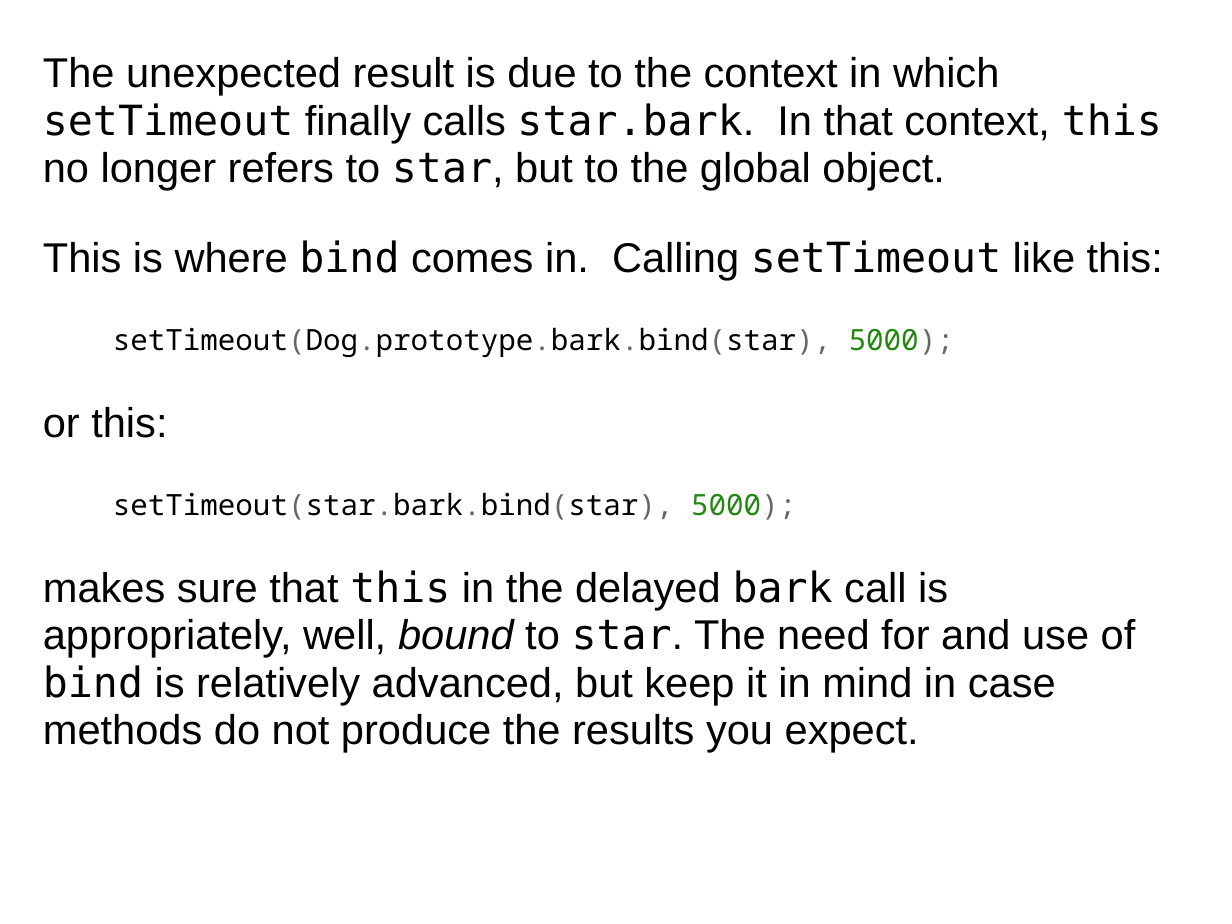
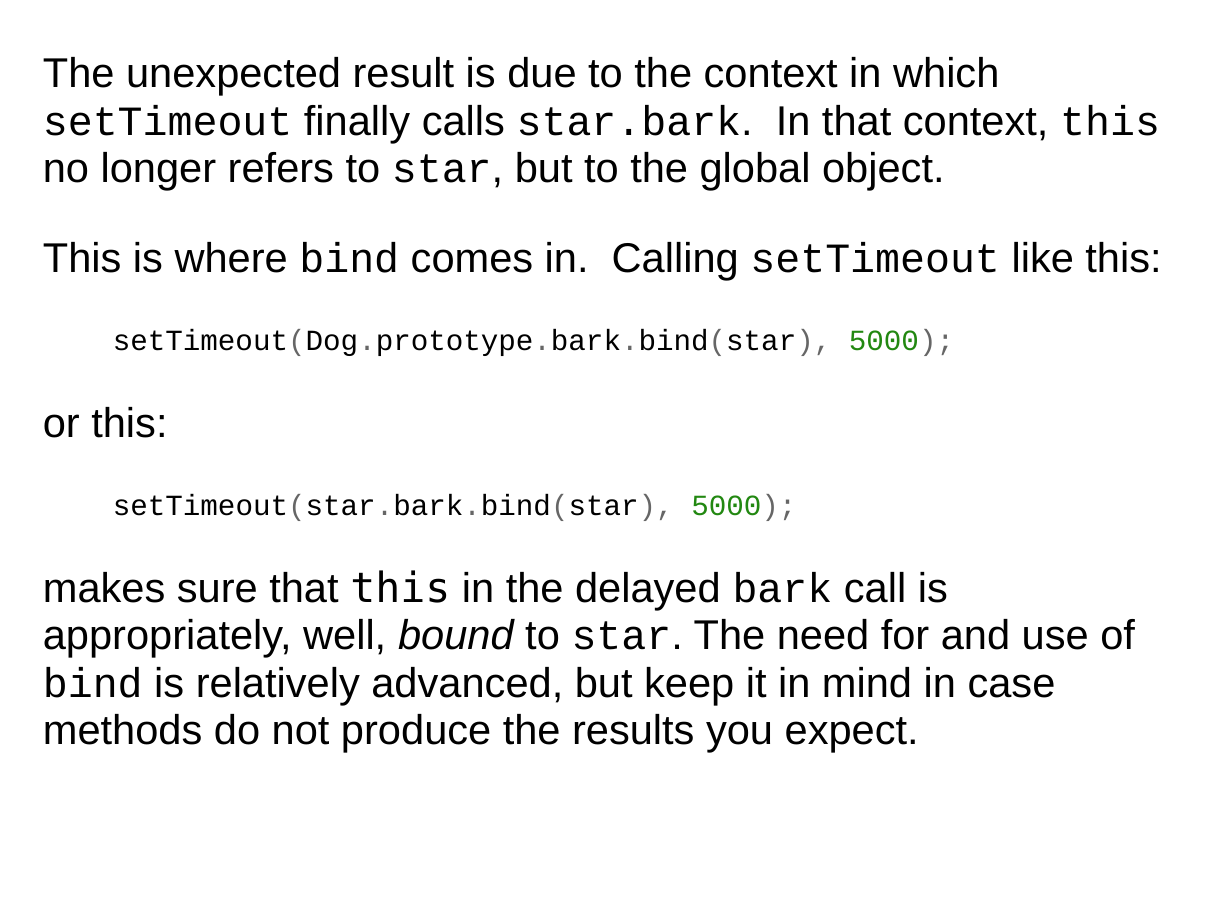
Before and after one commit to dondi/javascript-book, a slide deck: slide 52 of presentations/Chapter_7_Presentation.ppt. Drawn at 1232x924 pixels with LibreOffice and Linux fonts; fonts in the diff are those of the drawing; background and template pictures are left out. Boxes give left, top, right and bottom in pixels: in the first picture for what was removed or moved away, otherwise in the second. Text is boxed around its words. In the diff, an @@ line names an element or a change of style, - is before the commit and + after.

```diff
--- a/presentations/Chapter_7_Presentation.ppt
+++ b/presentations/Chapter_7_Presentation.ppt
@@ text at (43,57,1161,752): font DejaVu Sans Mono to Courier New in "setTimeout star.bark. this star,", "bind setTimeout", "bark star. bind"; font Noto Sans Mono to Courier New in "setTimeout(Dog.prototype.bark.bind(star), 5000);", "setTimeout(star.bark.bind(star), 5000);" @@
```
Also in this commit, not shown: 7 other slides changed.
